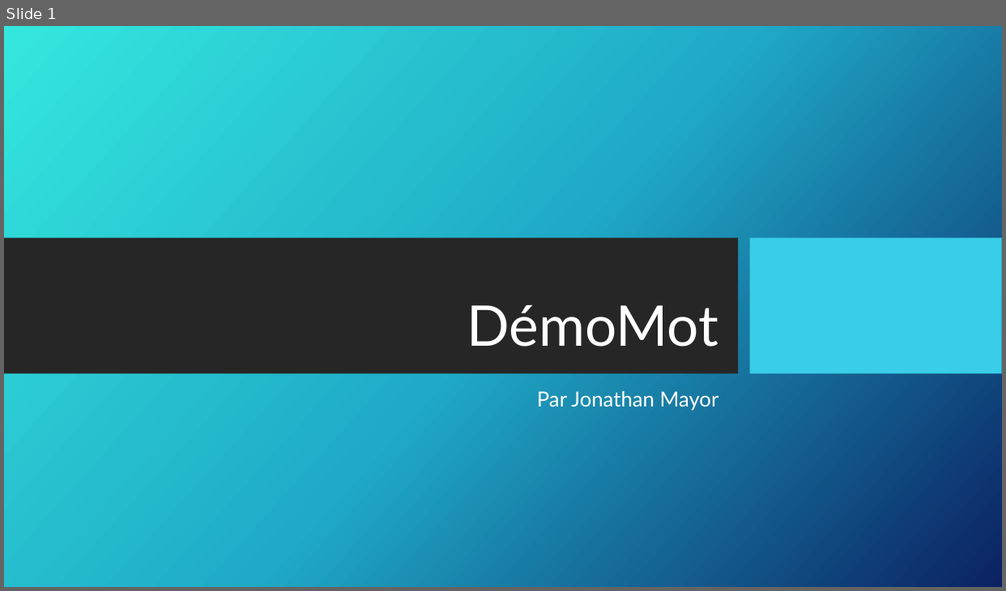
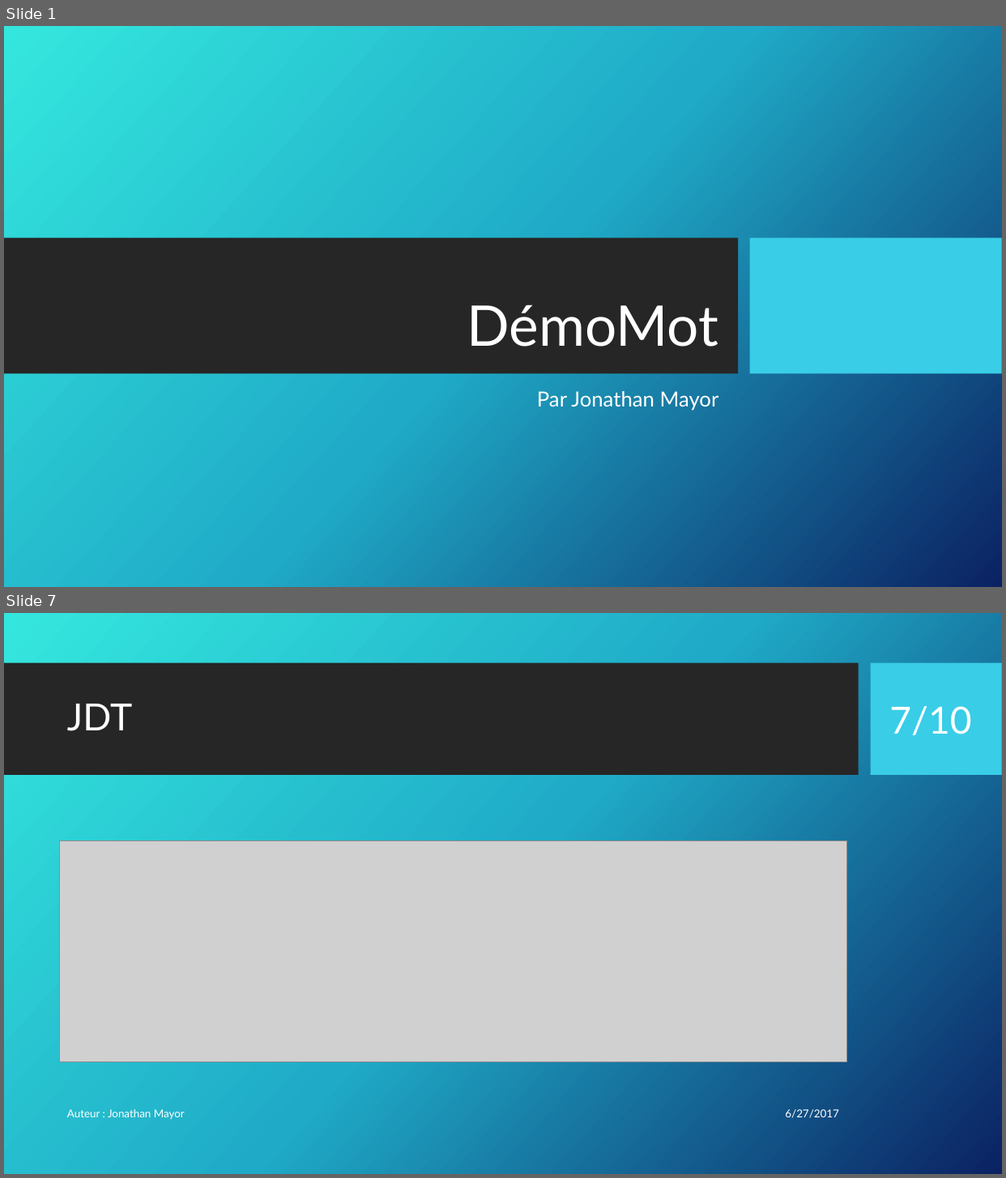
Before and after one commit to mayorjo/Demomot, a slide deck: PRESENTATION/DémoMot.pptx. Shown one above the other, each under a label of ours: slide 1 before the commit, slides 1 and 7 after it; the slides between them are not shown. The pictures are 1006x591 and 1006x1178 pixels, drawn with LibreOffice and Linux fonts; fonts in the diff are those of the drawing; grey boxes stand for pictures; background and template pictures are left out. Boxes give left, top, right and bottom in pixels: in the first picture for what was removed or moved away, otherwise in the second. Text is boxed around its words. In the diff, an @@ line names an element or a change of style, - is before the commit and + after.

```diff
--- a/PRESENTATION/DémoMot.pptx
+++ b/PRESENTATION/DémoMot.pptx
@@ slide 7 added at <box>4,613,1002,1174</box>, background picture (left out) @@
@@ rectangle added at <box>4,663,859,776</box>, fill #262626 @@
@@ rectangle added at <box>871,663,1002,776</box>, fill #39CDE7 @@
@@ title added at <box>67,704,132,731</box>, 36 pt, text #FFFFFF @@
+JDT
@@ text added at <box>889,706,971,735</box>, 36 pt, text #FFFFFF @@
+7/10
@@ picture added at <box>59,841,846,1063</box> @@
@@ text added at <box>67,1110,185,1120</box>, 10.5 pt, text #FFFFFF @@
+Auteur : Jonathan Mayor
@@ text added at <box>785,1110,838,1118</box>, 10.5 pt, text #FFFFFF @@
+6/27/2017
```
Also in this commit, not shown: 7 slides changed, 1 other slide added.
